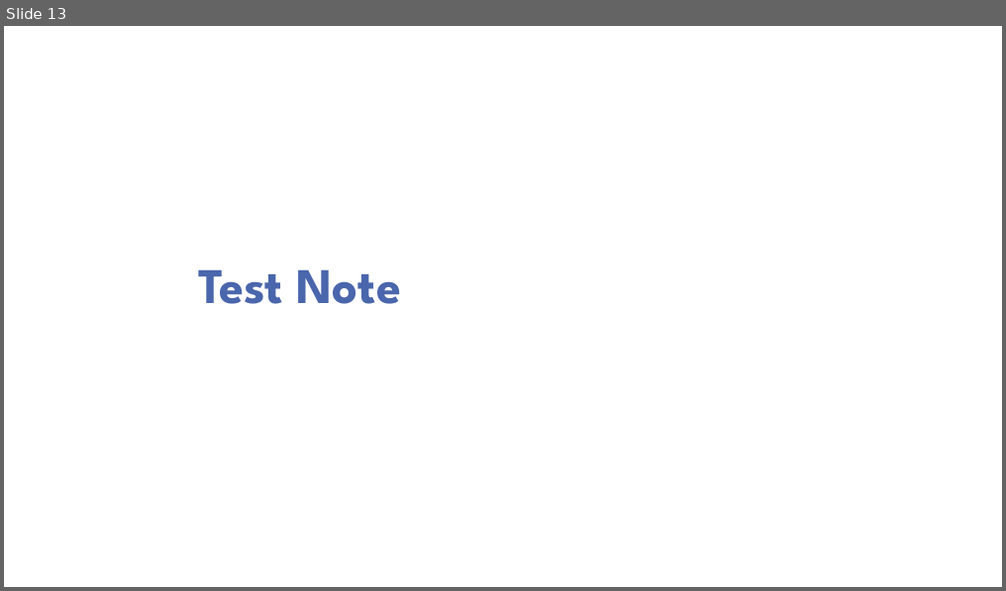
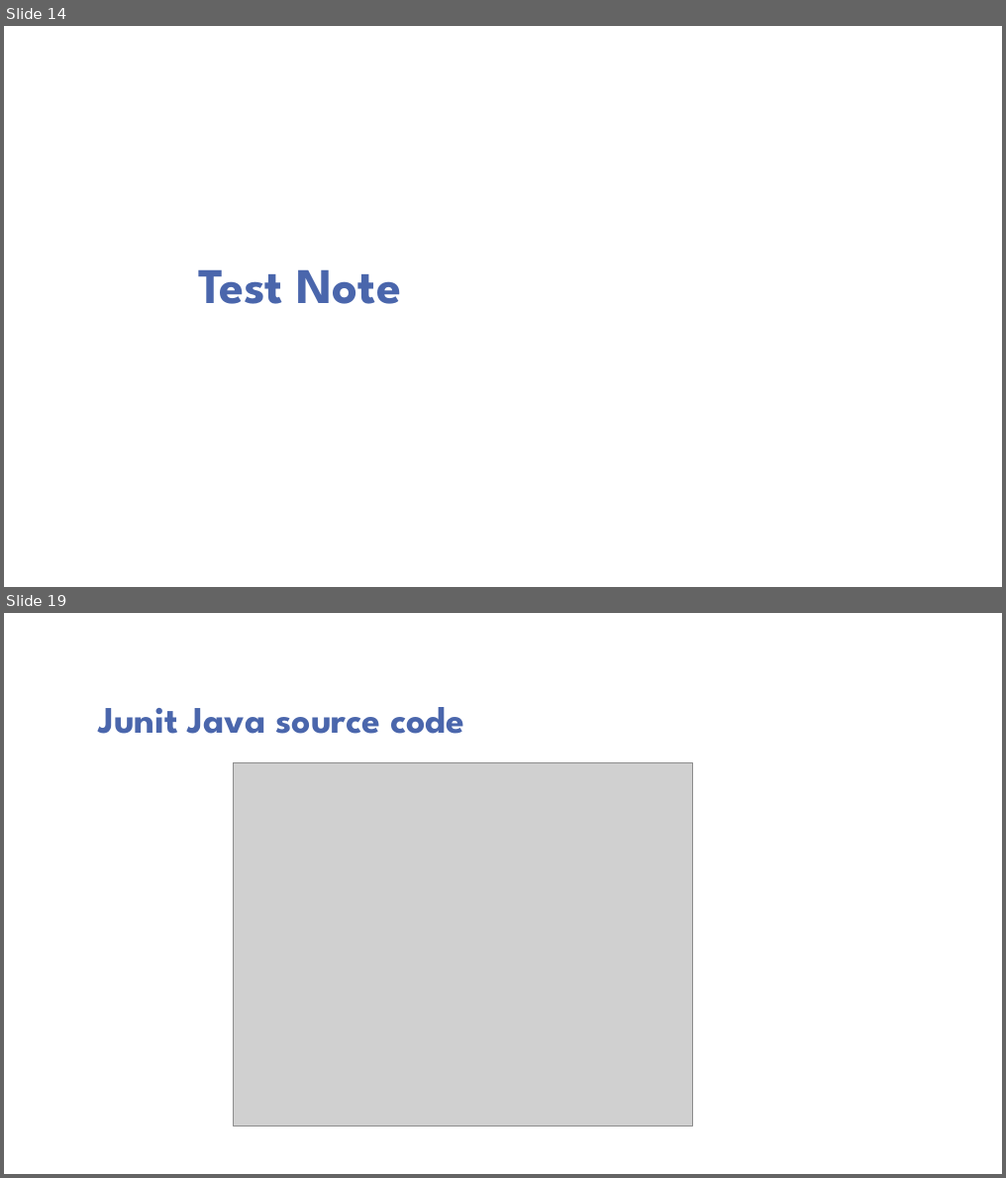
Before and after one commit to huyhung411991/iunotifier, a slide deck: Documents/Presentation - Project Note Sprint 2.pptx. Shown one above the other, each under a label of ours: slide 13 before the commit, slides 14 and 19 after it; the slides between them are not shown. The pictures are 1006x591 and 1006x1178 pixels, drawn with LibreOffice and Linux fonts; fonts in the diff are those of the drawing; grey boxes stand for pictures; background and template pictures are left out. Boxes give left, top, right and bottom in pixels: in the first picture for what was removed or moved away, otherwise in the second. Text is boxed around its words. In the diff, an @@ line names an element or a change of style, - is before the commit and + after.

```diff
--- a/Documents/Presentation - Project Note Sprint 2.pptx
+++ b/Documents/Presentation - Project Note Sprint 2.pptx
@@ slide 19 added at (4,613,1002,1174), background picture (left out) @@
@@ title added at (99,707,464,734), 36 pt, text #4A66AC, bold @@
+Junit Java source code
@@ picture added at (233,762,693,1126) @@
@@ what was slide 13 is now slide 14 @@
```
Also in this commit, not shown: 5 slides changed, 3 other slides added, 1 slide removed, 9 other files.
